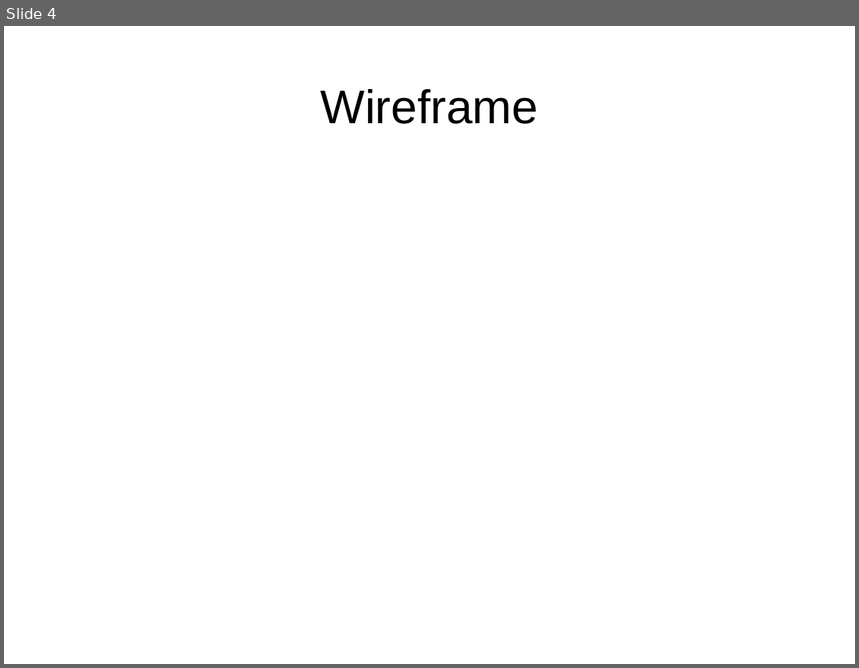
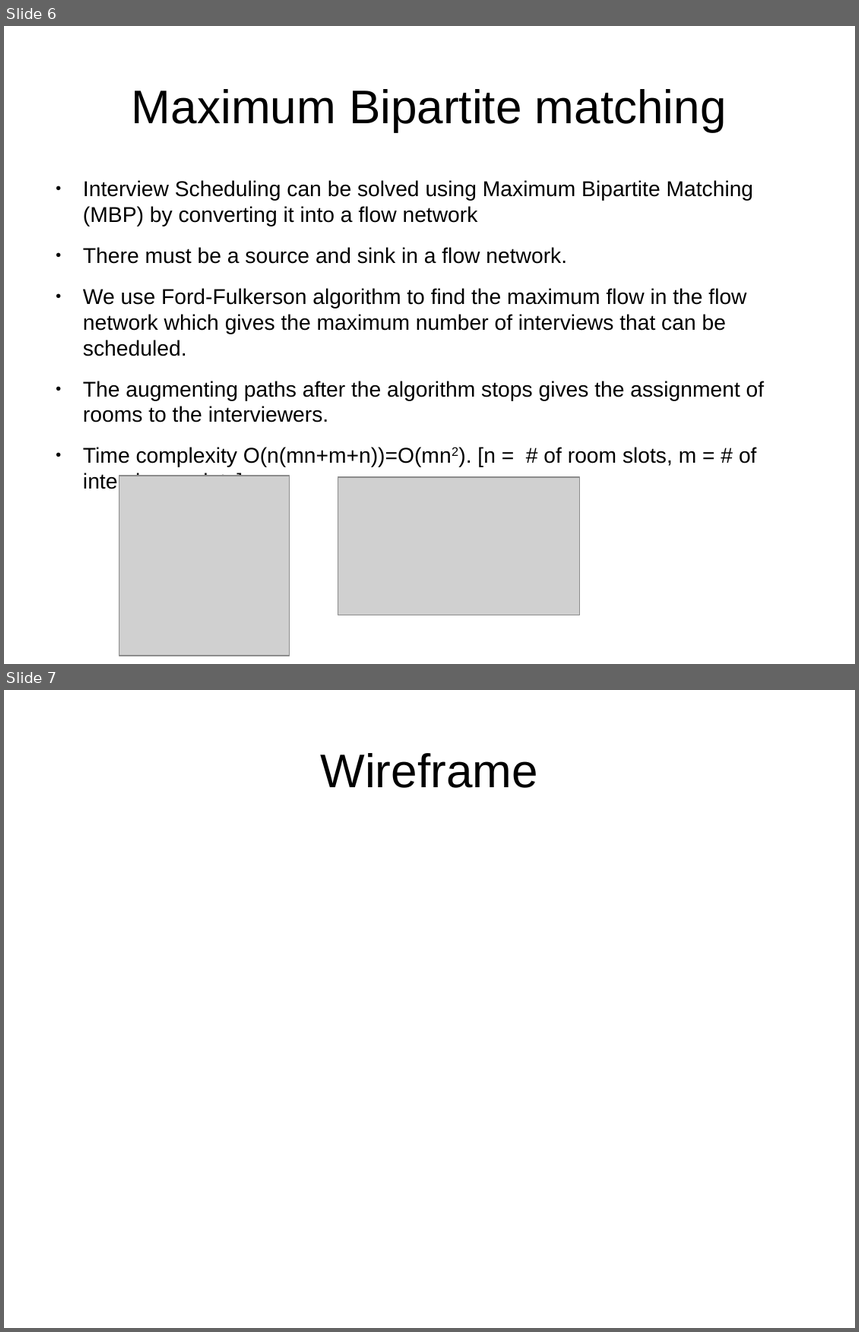
Before and after one commit to akankshaD/Amazon-s-Project, a slide deck: Amazon ppt.odp. Shown one above the other, each under a label of ours: slide 4 before the commit, slides 6 and 7 after it. The pictures are 859x668 and 859x1332 pixels, drawn with LibreOffice and Linux fonts; fonts in the diff are those of the drawing; grey boxes stand for pictures. Boxes give left, top, right and bottom in pixels: in the first picture for what was removed or moved away, otherwise in the second. Text is boxed around its words. In the diff, an @@ line names an element or a change of style, - is before the commit and + after.

```diff
--- a/Amazon ppt.odp
+++ b/Amazon ppt.odp
@@ slide 6 added at <box>4,26,855,664</box>, background #FFFFFF @@
@@ title added at <box>132,89,727,132</box>, 44 pt, text #000000 @@
+Maximum Bipartite matching
@@ text added at <box>83,180,765,493</box>, 20 pt, text #000000 @@
+● Interview Scheduling can be solved using Maximum Bipartite Matching (MBP) by converting it into a flow network
+● There must be a source and sink in a flow network.
+● We use Ford-Fulkerson algorithm to find the maximum flow in the flow network which gives the maximum number of interviews that can be scheduled.
+● The augmenting paths after the algorithm stops gives the assignment of rooms to the interviewers.
+● Time complexity O(n(mn+m+n))=O(mn2). [n = # of room slots, m = # of interviewer slots]
@@ picture added at <box>119,477,290,656</box> @@
@@ picture added at <box>338,478,579,616</box> @@
@@ what was slide 4 is now slide 7 @@
```
Also in this commit, not shown: 5 slides changed, 3 other slides added, 2 slides removed.
